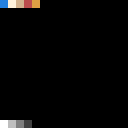
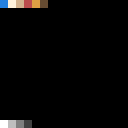
Layered file, before and after one edit (128x128). Changes by layer:
painted on "Rectangle 1 copy 3" (3rd of 4) over [40, 0, 48, 8]
